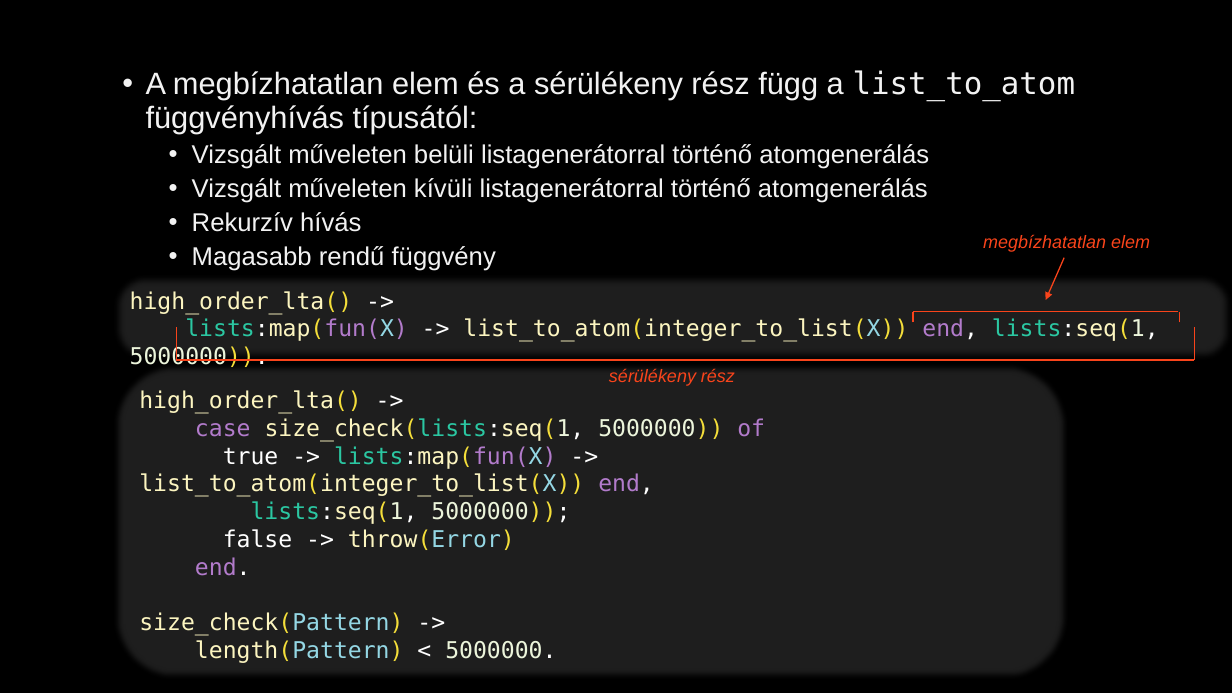
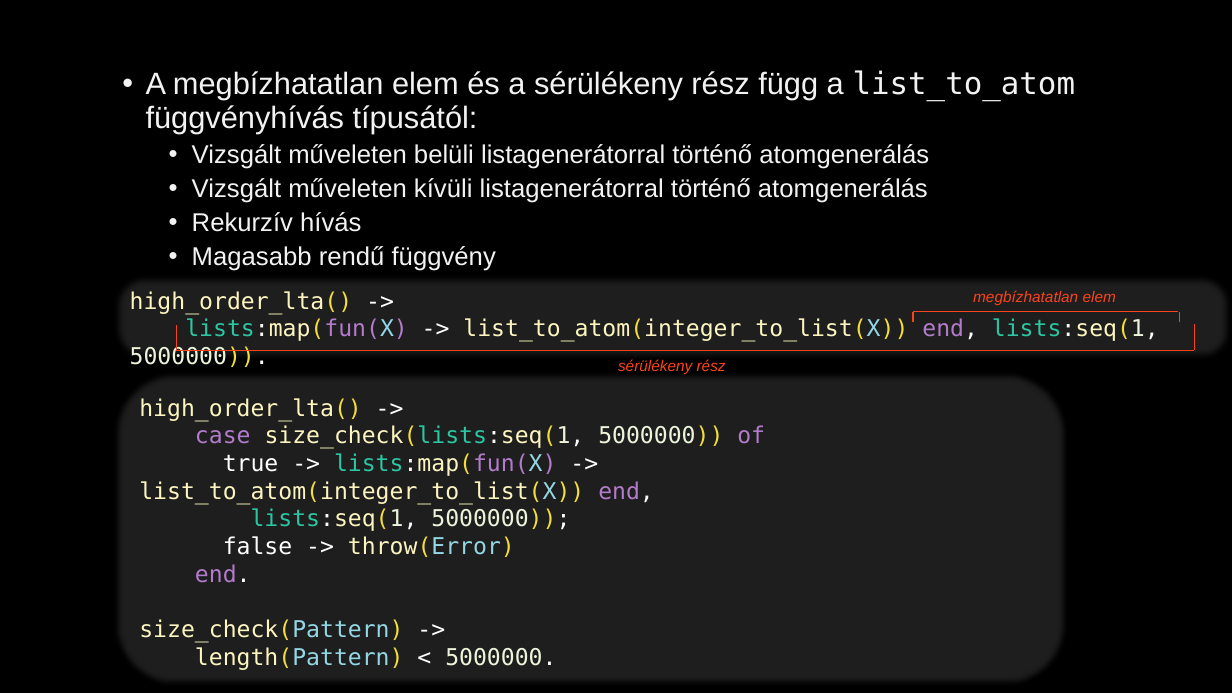
Before and after one commit to juhasznellee/msc_szakdoga, a slide deck: slide 10 of diplomamunka.pptx (slide 9 before the commit). Drawn at 1232x693 pixels with LibreOffice and Linux fonts; fonts in the diff are those of the drawing; background and template pictures are left out. Boxes give left, top, right and bottom in pixels: in the first picture for what was removed or moved away, otherwise in the second. Text is boxed around its words. In the diff, an @@ line names an element or a change of style, - is before the commit and + after.

```diff
--- a/diplomamunka.pptx
+++ b/diplomamunka.pptx
@@ arrow removed from (1065, 258) to (1046, 300) @@
@@ text "megbízhatatlan elem" at [973,290,1116,305]: size 14 to 12 pt @@
@@ text "megbízhatatlan elem": place and size @@
-text "megbízhatatlan elem" at [983,234,1150,252]
+text "megbízhatatlan elem" at [973,290,1116,305]
@@ line moved from (177, 360) - (177, 327) to (177, 350) - (177, 325) @@
@@ line moved from (1195, 360) - (1195, 327) to (1195, 350) - (1195, 324) @@
@@ line moved from (177, 360) - (1195, 360) to (177, 351) - (1195, 351) @@
@@ text "sérülékeny rész": place and size @@
-text "sérülékeny rész" at [609,369,735,386]
+text "sérülékeny rész" at [618,359,726,374]
@@ text "sérülékeny rész" at [618,359,726,374]: size 14 to 12 pt @@
@@ rounded rectangle "high_order_lta() ->": place and size @@
-rounded rectangle "high_order_lta() ->" at [113,364,1068,680]
+rounded rectangle "high_order_lta() ->" at [113,372,1068,688]
```
Also in this commit, not shown: 10 other slides changed, 1 slide added.
